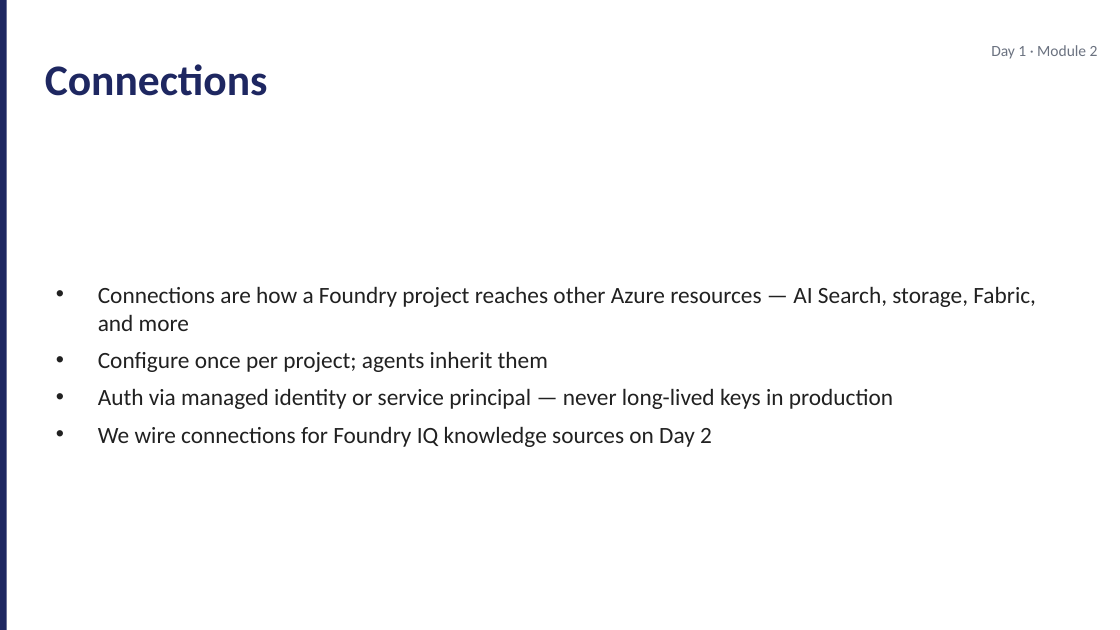
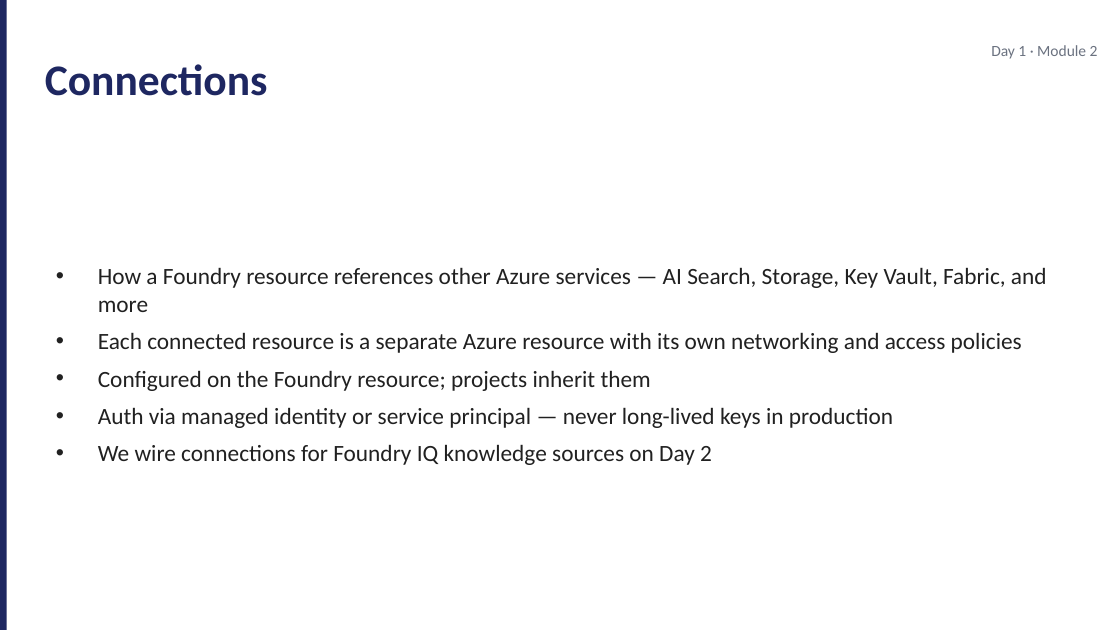
Before and after one commit to JimPiquant/Building-AI-Apps-and-Agents, a slide deck: slide 9 of decks/day1/module-2-foundry-portal.pptx (slide 8 before the commit). Drawn at 1120x630 pixels with LibreOffice and Linux fonts; fonts in the diff are those of the drawing. Boxes give left, top, right and bottom in pixels: in the first picture for what was removed or moved away, otherwise in the second. Text is boxed around its words. In the diff, an @@ line names an element or a change of style, - is before the commit and + after.

```diff
--- a/decks/day1/module-2-foundry-portal.pptx
+++ b/decks/day1/module-2-foundry-portal.pptx
@@ text at [98,267,1047,391]: text changed @@
-• Connections are how a Foundry project reaches other Azure resources — AI Search, storage, Fabric, and more
-• Configure once per project; agents inherit them
+• How a Foundry resource references other Azure services — AI Search, Storage, Key Vault, Fabric, and more
+• Each connected resource is a separate Azure resource with its own networking and access policies
+• Configured on the Foundry resource; projects inherit them
```
Also in this commit, not shown: 1 other slide changed, 2 slides added, 1 slide removed, 8 other files.
